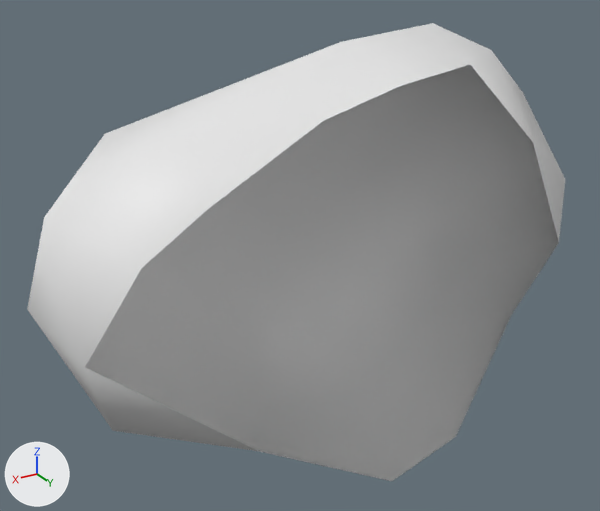
A saved change to the OBJ model Solution/Solution/Example/Assets/Assets/Data/demo/Boulder1.obj.
One viewpoint serves both versions: a 50 mm camera at (0.907, 1.211, 0.733) aimed at (0.06, -0.2, 0.028). The lights are fixed; the arrows at lower left show +X, +Y and +Z. Where no turn or scale is listed for an object, it has been applied to the vertices.

Names of what the first picture shows: 'Boulder1'.
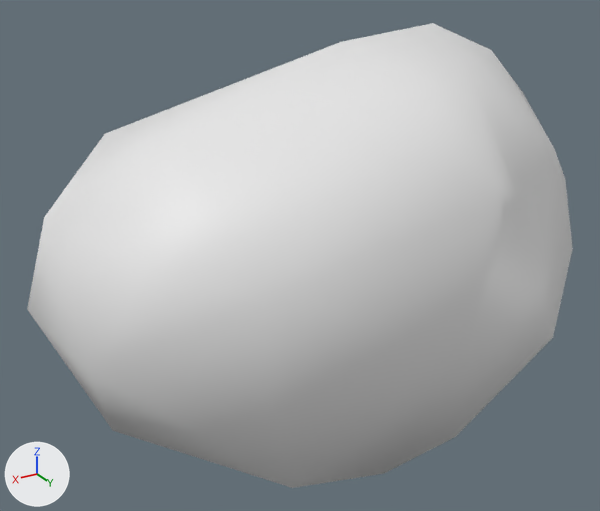
The newer file is also turned or shifted as a whole; pictures and numbers use the older file's frame.

The change, as a diff of the scene's bpy script:
```diff
--- a/Solution/Solution/Example/Assets/Assets/Data/demo/Boulder1.obj.py
+++ b/Solution/Solution/Example/Assets/Assets/Data/demo/Boulder1.obj.py
@@ me_boulder1 @@
 # used by ob_boulder1; location = (0.0, 0.0, 0.0)
-me_boulder1.from_pydata(...)  # 41 vertices, 68 faces; spans x -0.624..0.624, y -0.569..0.011, z -0.487..0.487
+me_boulder1.from_pydata(...)  # 47 vertices, 90 faces; spans x -0.624..0.624, y -0.569..0.269, z -0.487..0.487
+# me_boulder1 part 1
+# 10 vertices are removed from x -0.512..0.598, y -0.009..0.011, z -0.472..0.417
+# 22 faces are deleted
+# 16 vertices are added at x -0.512..0.598, y -0.02..0.269, z -0.472..0.417
+# 44 new faces join them
```

Boxes (x1, y1, x2, y2) around the edits, measured in the pictures (600 x 511 px):
'Boulder1', reshaped
    before: (27, 23, 565, 481)
    after: (27, 23, 573, 488)
part 1 of me_boulder1, built on
    before: (83, 63, 565, 481)
    after: (83, 63, 573, 488)
